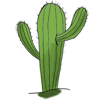
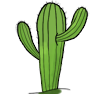
Layered file, before and after one edit (100px x 100px). Changes by layer:
painted on "shadow" over [17, 7, 88, 100]
